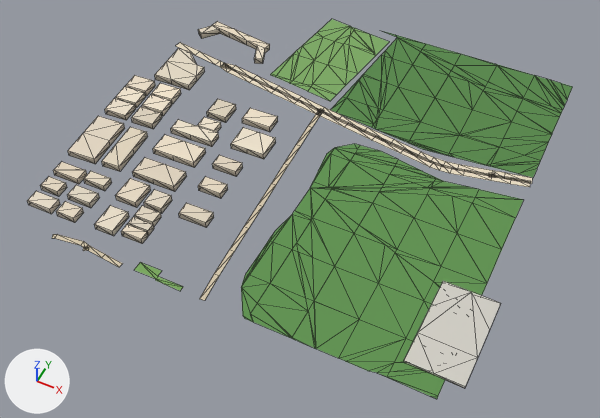
An edit to the glTF model public/assets/bengaluru-region-v1/tiles/t-12_16-l1.glb, drawn before and after from the same camera.
Before and after are seen from a 50 mm camera at (-5442.0, 7602.0, 692.0) aimed at (-5737.0, 8192.0, -45.0). The lights are fixed; the arrows at lower left show +X, +Y and +Z. The first picture is the older version. Mesh edges are drawn as thin lines. Vertices at exactly the same position are counted once.

The first picture shows 'building', 'ground'.
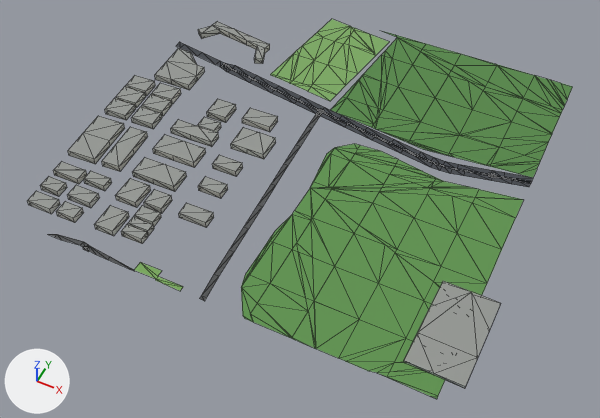
Location of each change, (x1, y1, x2, y2) in pixels of the pictures (600 x 418 px; the box of a moved part takes in the faces that stretch with it):
'ground', reshaped
    before: (52, 19, 573, 399)
    after: (48, 19, 573, 399)
part 1 of me_building, recoloured
    both: (27, 22, 501, 388)
part 2 of me_ground, moved or reshaped
    before: (52, 234, 219, 301)
    after: (48, 234, 219, 301)
part 3 of me_ground, moved or reshaped
    before: (491, 173, 532, 187)
    after: (491, 173, 533, 187)
part 4 of me_ground, reshaped
    both: (176, 42, 220, 64)
part 5 of me_ground, recoloured
    both: (81, 53, 530, 276)

Patch to the scene script:
```diff
--- a/public/assets/bengaluru-region-v1/tiles/t-12_16-l1.glb.py
+++ b/public/assets/bengaluru-region-v1/tiles/t-12_16-l1.glb.py
@@ me_building @@
 # used by ob_building; location = (-6000.0, 8000.0, 0.0)
-me_building.from_pydata(...)  # 332 vertices, 424 faces; spans x -9.0..520.0, y 24.0..409.0, z 0.0..8.0
+me_building.from_pydata(...)  # 332 vertices, 514 faces; spans x -9.0..520.0, y 24.0..409.0, z 0.0..8.0
+# me_building part 1: 424 kept faces spanning x -9.0..520.0, y 24.0..409.0, z 0.0..8.0 get new vertex colours
+# edits to the shape of me_building do not show in these pictures
 me_building.materials.append(mat_building)
@@ me_ground @@
 # used by ob_ground; location = (-6000.0, 8000.0, 0.0)
 # verts and faces of me_ground; kept vertices keep their numbers, new ones are numbered from 379
 # before: 133 (468.0, 312.0, 1.0) at pixel (504, 172), 134 (470.0, 302.0, 1.0) at pixel (504, 178), 135 (499.0, 318.0, 1.0) at pixel (532, 177), 136 (501.0, 308.0, 1.0) at pixel (531, 183), 320 (501.0, 302.0, 1.0) at pixel (530, 187)
 # before: 321 (499.0, 311.0, 1.0) at pixel (530, 181), 322 (480.0, 297.0, 1.0) at pixel (510, 184), 323 (478.0, 307.0, 1.0) at pixel (511, 177)
 # before: 141 (1.0, 354.0, 1.0) at pixel (180, 42), 142 (-1.0, 344.0, 1.0) at pixel (175, 45), 143 (35.0, 348.0, 1.0) at pixel (199, 51), 144 (33.0, 339.0, 1.0) at pixel (195, 55)
-me_ground.from_pydata(...)  # 379 vertices, 486 faces; spans x -1.0..501.0, y -3.0..500.0, z 1.0
+me_ground.from_pydata(...)  # 390 vertices, 493 faces; spans x 0.0..500.0, y 0.0..500.0, z 1.0
+# me_ground part 2
+# 8 vertices are removed from x 58.0..149.0, y -3.0..5.0, z 1.0
+# 11 faces are deleted
+# 2 vertices move from x 102.0..107.0, y -2.0..2.0, z 1.0 to x 101.0..108.0, y 0.0, z 1.0
+# 17 vertices are added at x 53.0..251.0, y 0.0..5.0, z 1.0
+# 16 new faces join them
+# me_ground part 3
+delete_vertices([135])  # with the faces that use them
+verts[136] = (500.0, 318.0, 1.0)  # moved, pixel (533, 177)
+verts[320] = (500.0, 301.0, 1.0)  # moved, pixel (529, 187)
+verts[321] = (500.0, 312.0, 1.0)  # moved, pixel (531, 181)
+verts[323] = (479.0, 307.0, 1.0)  # moved, pixel (512, 178)
+verts[322] = (481.0, 297.0, 1.0)  # moved, pixel (511, 184)
+verts[384] = (500.0, 308.0, 1.0)  # pixel (530, 183)
+faces += [(134, 384, 136)]
+# me_ground part 4
+delete_vertices([141, 142])  # with the faces that use them
+verts[144] = (38.0, 338.0, 1.0)  # moved, pixel (197, 56)
+verts[143] = (39.0, 348.0, 1.0)  # moved, pixel (202, 52)
+verts[385] = (0.0, 354.0, 1.0)  # pixel (179, 41)
+verts[386] = (0.0, 344.0, 1.0)  # pixel (175, 46)
+verts[387] = (7.0, 343.0, 1.0)  # pixel (179, 48)
+verts[388] = (9.0, 352.0, 1.0)  # pixel (184, 44)
+faces += [(385, 386, 387), (385, 387, 388), (144, 388, 387), (143, 388, 144)]
+# me_ground part 5: 87 kept faces spanning x 38.0..500.0, y 0.0..348.0, z 1.0 get new vertex colours; the middle colour goes from beige #e9dcc3 to dark grey #45494f
+# other edits to the shape of me_ground do not show in these pictures
 me_ground.materials.append(mat_ground)
```
